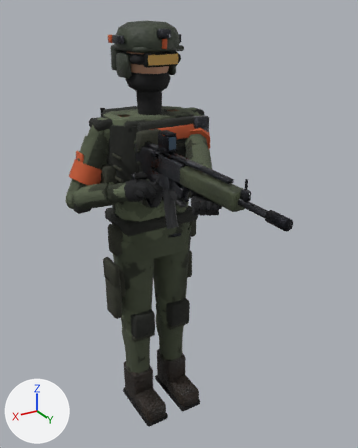
What one commit did to the glTF model client/assets/models/character_b.glb.
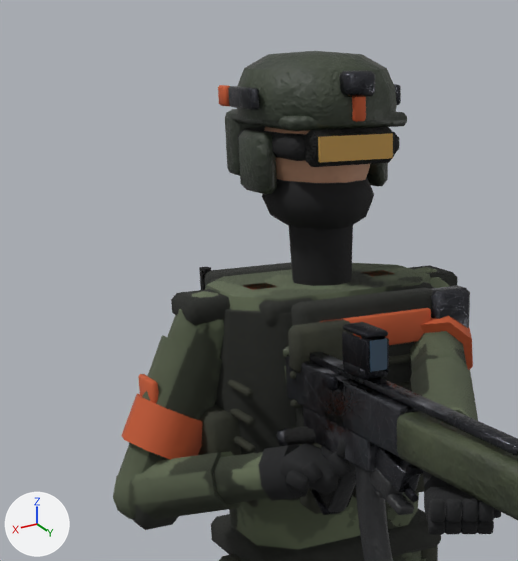
Each version appears first whole from a 50 mm lens placed at (0.951, 1.823, 1.834), pointed at (0.033, 0.293, 1.069), and next in a close-up on the part from 6% to 64% of the width and 0% to 50% of the height. Lighting does not change. The marker at lower left points along +X, +Y and +Z. The last two pictures show the newer version. Where no turn or scale is listed for an object, it has been applied to the vertices.

Names of what the first close-up shows: 'body_mesh', 'w_knife', 'w_pistol', 'w_rifle'.
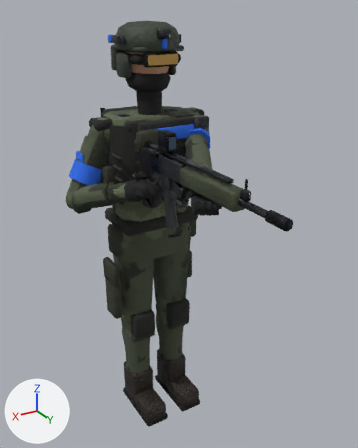
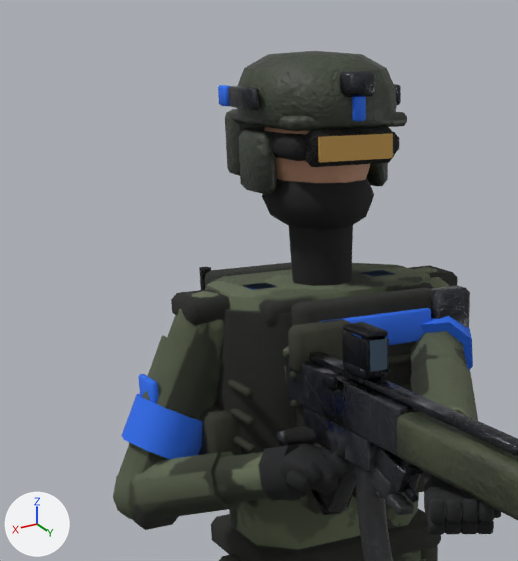
Changed parts and their boxes (x1, y1, x2, y2) in the close-ups (518 x 561 px):
'body_mesh', recoloured: (121, 85, 473, 463) in both

The edits, one by one:
Material 'patch_b' (mat_patch_b) changes colour from orange #c2572e to blue #266beb; in linear values from (0.538, 0.0946, 0.0272) to (0.0196, 0.147, 0.828).
